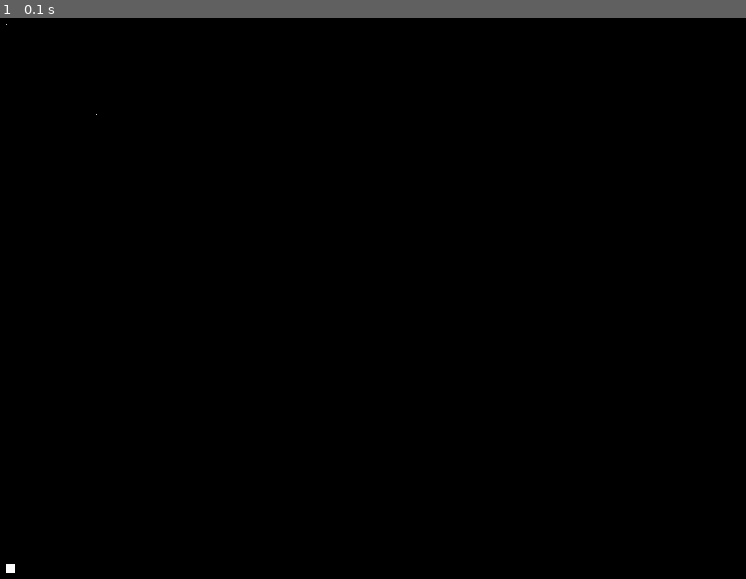
Above: before the commit, frame 1.
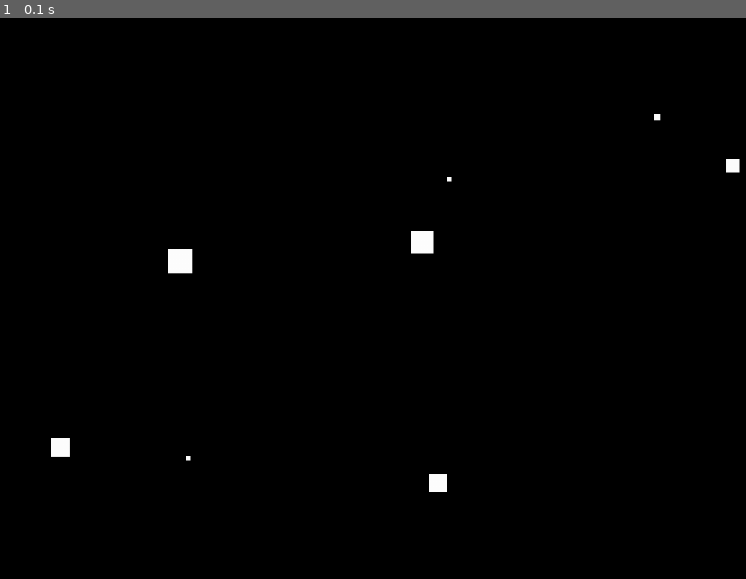
Above: after the commit, the same moment.

Repository: Ahlawat23/3dWithPython
Game: pygame game, started from project/Chaper_One/plotPixel.py
Two runs of this game, one before a commit and one after it. Both use one fixed random seed, a clock stepped at 60 frames per second and the inputs below.
Inputs:
- Up to frame 1 (0.1 s): no input

The runs differ from the first frame. In frame 1, 0.5% of the frame differs, in the area x 0-100%, y 1-99%.

Commit message:
made the leo constellation

Diff:
--- a/project/Chaper_One/plotPixel.py
+++ b/project/Chaper_One/plotPixel.py
@@ -8,26 +8,20 @@
 done = False
 white = pygame.Color(255, 255, 255)
 
-
-
-
-
-
-def to_pygame_cordinates(display, x, y):
- return x, display.get_height() - y
-
-
 while not done:
 
     for event in pygame.event.get():
         if event.type == pygame.QUIT:
             done = True
 
-    position = to_pygame_cordinates(screen, 100, 100)
-    pygame.draw.rect(screen, white, (position[0], position[1], 10, 10))
-
-    screen.set_at((100, 100), white)
-    screen.set_at((200, 200), white)
+    pygame.draw.rect(screen, white, (900, 250, 15, 15))
+    pygame.draw.rect(screen, white, (820, 200, 7, 7))
+    pygame.draw.rect(screen, white, (590, 270, 5, 5))
+    pygame.draw.rect(screen, white, (570, 600, 20, 20))
+    pygame.draw.rect(screen, white, (550, 330, 25, 25))
+    pygame.draw.rect(screen, white, (300, 580, 5, 5))
+    pygame.draw.rect(screen, white, (280, 350, 27, 27))
+    pygame.draw.rect(screen, white, (150, 560, 21, 21))
     pygame.display.update()
 
 pygame.quit()
